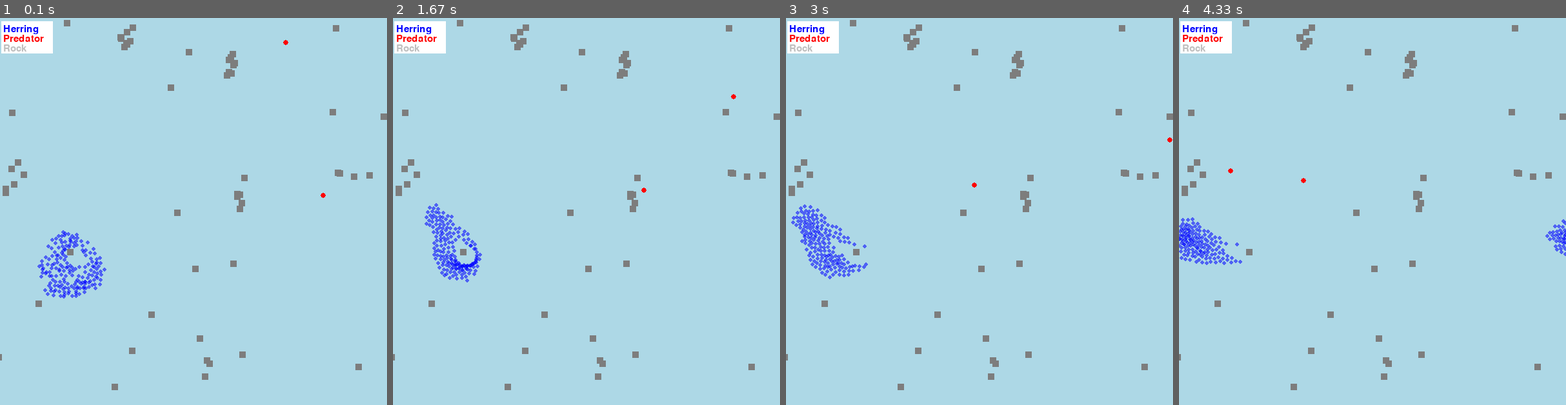
Above: before the commit, frames 1-4 (left to right).
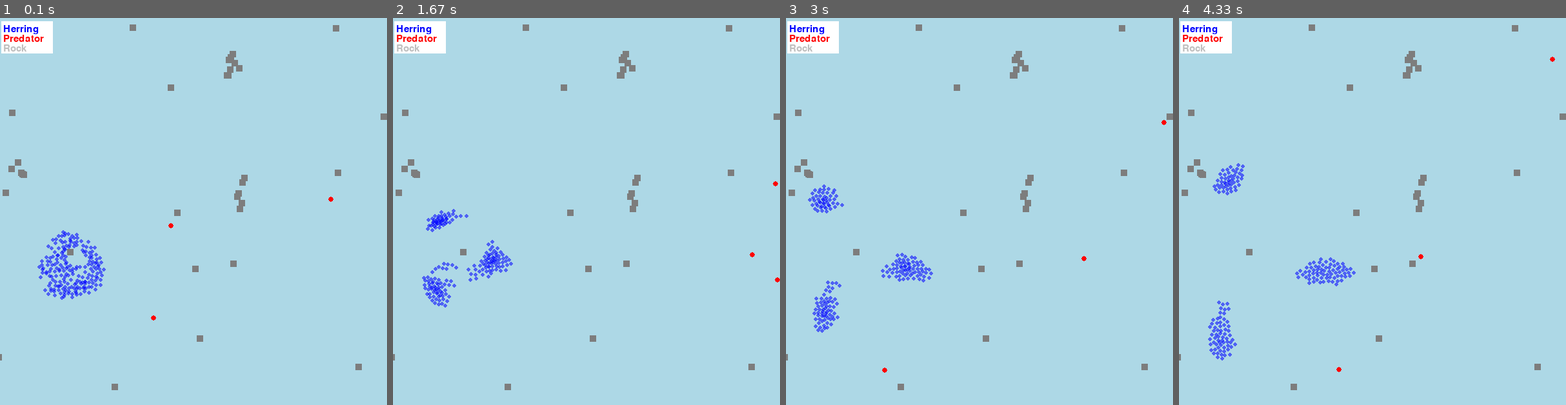
Above: after the commit, the same moments.

Repository: suus-stack/PCA
Game: pygame game, started from code/herring_simulation.py
Two runs of this game, one before a commit and one after it. Both use one fixed random seed, a clock stepped at 60 frames per second and the inputs below.
Inputs:
- Up to frame 1 (0.1 s): no input
- Up to frame 2 (1.67 s): no input
- Up to frame 3 (3 s): no input
- Up to frame 4 (4.33 s): no input

The runs differ from the first frame. In frame 1, 1.1% of the frame differs, in the area x 0-97%, y 0-94%; in frame 2, 2.4%; in frame 3, 2.9%, in the area x 0-100%, y 0-94%; in frame 4, 2.9%.

Commit message:
deleted forloop+  doc test

Diff:
--- a/code/herring_simulation.py
+++ b/code/herring_simulation.py
@@ -1033,11 +1033,6 @@
     13: The weighted value (int). Default set to 3.
     """
     # Do a doctest and run the simulation
-    # doctest.testmod()
-    # experiment_example = Experiment(180, 2, 40, 300, True, True, False, False, 32, 32, 6, 0, 3)
-    # return_values = experiment_example.run()
-
-    while True:
-        # Adjust the parameters as needed
-        experiment_instance = Experiment(180, 2, 30, 10, True, True, False, False, 32, 32, 6, 0, 3)
-        experiment_instance.run()
+    doctest.testmod()
+    experiment_example = Experiment(200, 3, 20, 20, True, True, False, False, 32, 32, 6, 0, 3)
+    return_values = experiment_example.run()
